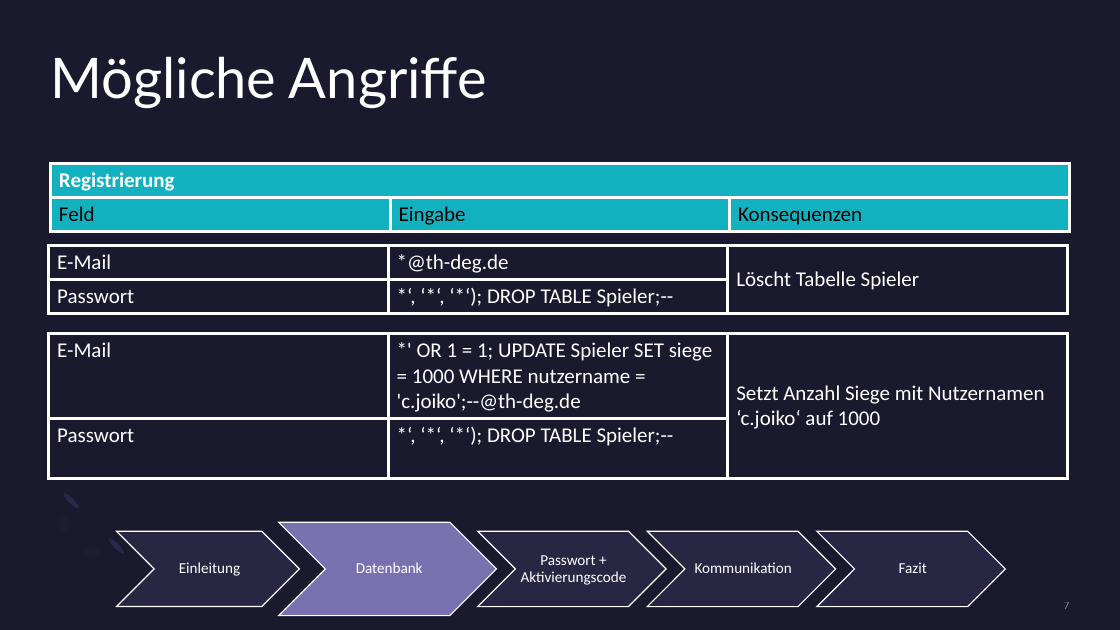
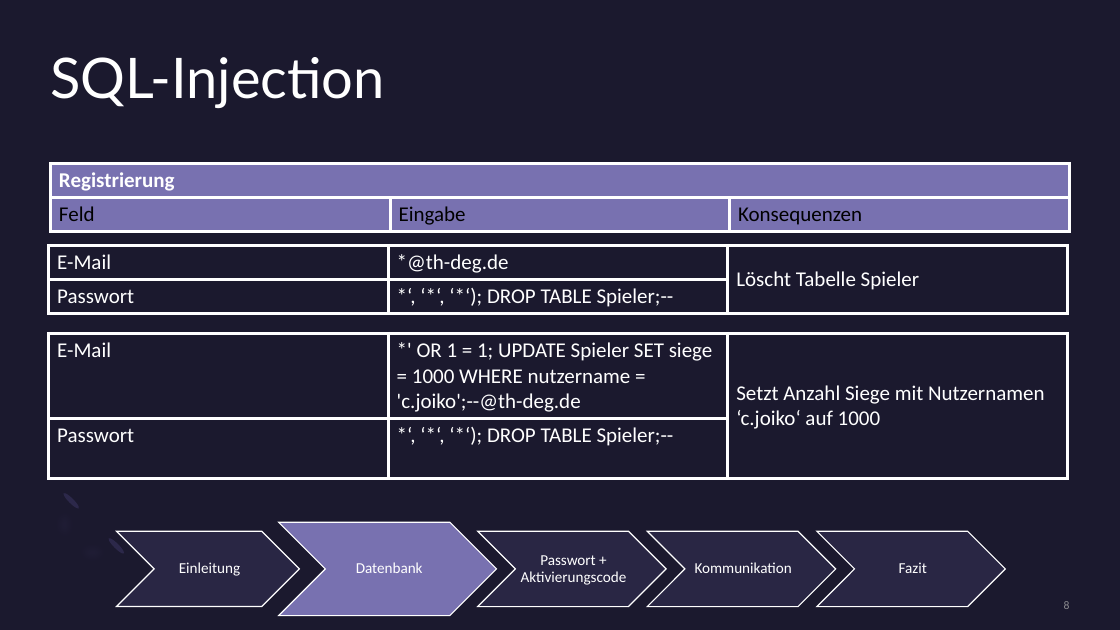
Before and after one commit to hagengruber/chess_server_strong, a slide deck: slide 8 of Alternativ Version.pptx (slide 7 before the commit). Drawn at 1120x630 pixels with LibreOffice and Linux fonts; fonts in the diff are those of the drawing. Boxes give left, top, right and bottom in pixels: in the first picture for what was removed or moved away, otherwise in the second. Text is boxed around its words. In the diff, an @@ line names an element or a change of style, - is before the commit and + after.

```diff
--- a/Alternativ Version.pptx
+++ b/Alternativ Version.pptx
@@ title at bbox=[51, 57, 385, 108]: text changed @@
-Mögliche Angriffe
+SQL-Injection
@@ table at bbox=[50, 164, 1069, 232] @@
@@ fill #12B1BF to #7871B0 in 4 cells @@
@@ page number at bbox=[1064, 601, 1070, 609]: text changed @@
-7
+8
```
Also in this commit, not shown: 4 other slides changed, 5 slides added.
